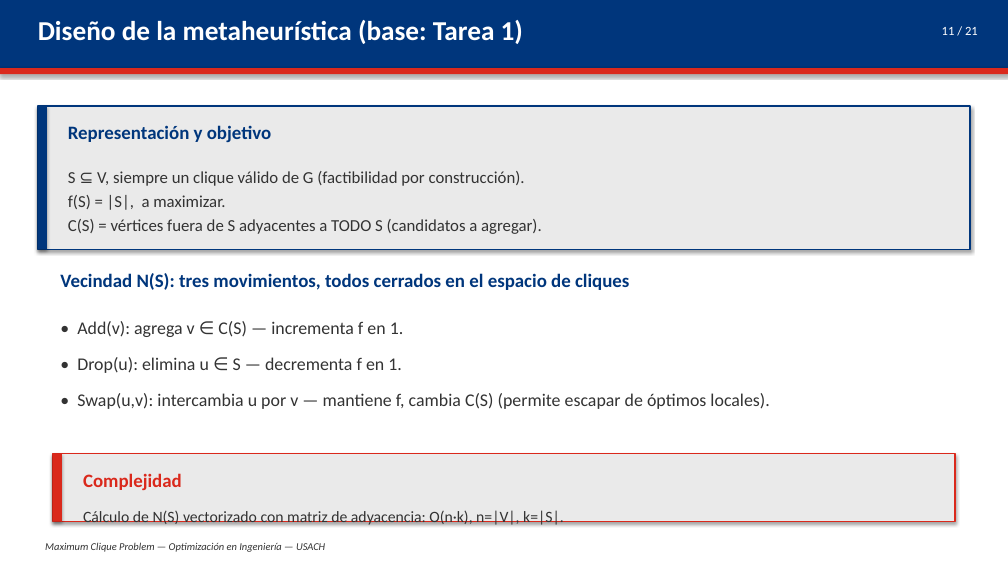
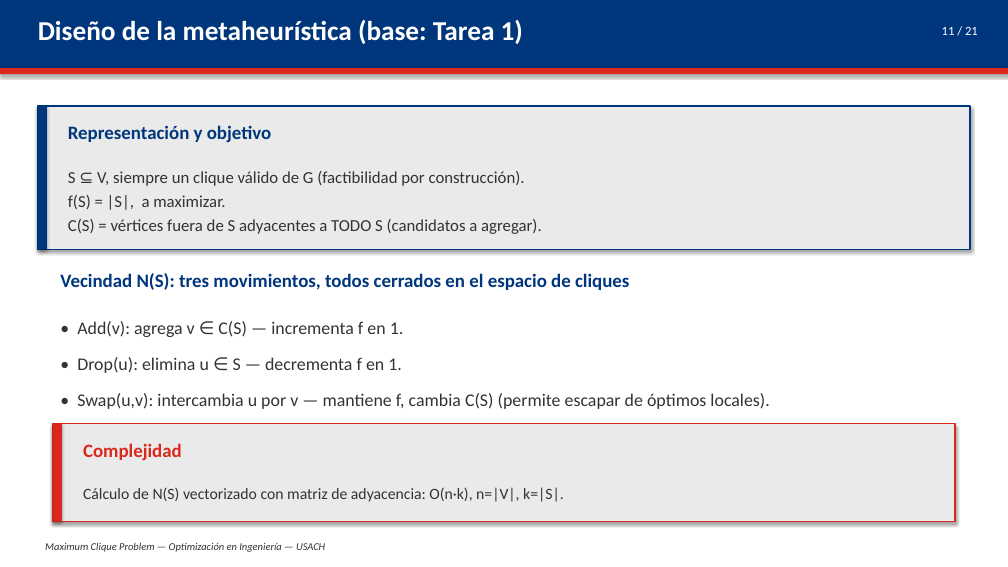
Before and after one commit to dmm-usach/lab-opti, a slide deck: slide 11 of presentacion/Presentacion_MCP.pptx. Drawn at 1008x567 pixels with LibreOffice and Linux fonts; fonts in the diff are those of the drawing. Boxes give left, top, right and bottom in pixels: in the first picture for what was removed or moved away, otherwise in the second. Text is boxed around its words. In the diff, an @@ line names an element or a change of style, - is before the commit and + after.

```diff
--- a/presentacion/Presentacion_MCP.pptx
+++ b/presentacion/Presentacion_MCP.pptx
@@ rectangle: place and size @@
-rectangle at (53,454,955,522)
+rectangle at (53,423,955,522)
@@ rectangle: place and size @@
-rectangle at (53,454,62,522)
+rectangle at (53,423,62,522)
@@ text "Complejidad": place and size @@
-text "Complejidad" at (83,473,182,490)
+text "Complejidad" at (83,443,182,460)
@@ text "Cálculo de N(S) vectorizado con ...": place and size @@
-text "Cálculo de N(S) vectorizado con ..." at (83,510,564,525)
+text "Cálculo de N(S) vectorizado con ..." at (83,487,564,502)
```
Also in this commit, not shown: 6 other slides changed, 1 other file.
